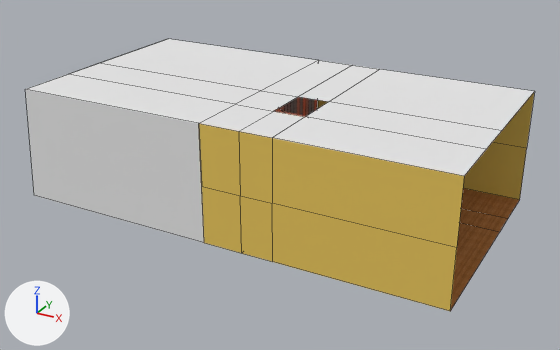
The Blender file 01_Models/S-W-Flur-mit-Dachbden.blend as it was, and as the next commit left it.
The view is the same before and after, from a 50 mm lens placed at (17.08, -43.64, 23.65), pointed at (-6.61, -0.57, 2.12). Lighting does not change. The marker at lower left points along +X, +Y and +Z. Mesh edges are drawn as thin lines.

Before the edit, the objects in view are built like this:
```python
me_cube = bpy.data.meshes.new('Cube')
me_cube.from_pydata(...)  # 60 vertices, 50 faces; spans x -2.82..1.0, y -1.0..1.0, z -1.0..1.01
# faces by material slot: [15, 5, 12, 1, 5, 12]
me_cube.materials.append(mat_material)  # white #e7e7e7
me_cube.materials.append(mat_material_001)  # orange #e77e57
me_cube.materials.append(mat_boden)  # picture img_holzboden_png_001
me_cube.materials.append(mat_tür)  # picture img_holztür_jpg_001
me_cube.materials.append(mat_wand)
me_cube.materials.append(mat_wand_seite)  # yellow #e7c560
# before: 6 (-1.0, -1.0, 1.0) at pixel (198, 123), 7 (-1.0, 1.0, 1.0) at pixel (318, 60), 15 (-1.0, -0.08, 1.0) at pixel (261, 90), 20 (-1.0, -0.49, 1.0) at pixel (235, 104), 56 (-2.75, -1.0, 1.0) at pixel (25, 89)
# before: 57 (-2.75, 1.0, 1.0) at pixel (168, 38), 58 (-2.75, -0.08, 1.0) at pixel (98, 63), 59 (-2.75, -0.49, 1.0) at pixel (68, 74)
ob_cube = bpy.data.objects.new('Cube', me_cube)
ob_cube.location = (0.0, 0.0, 4.0)
ob_cube.scale = (8.0, 8.0, 4.0)
```
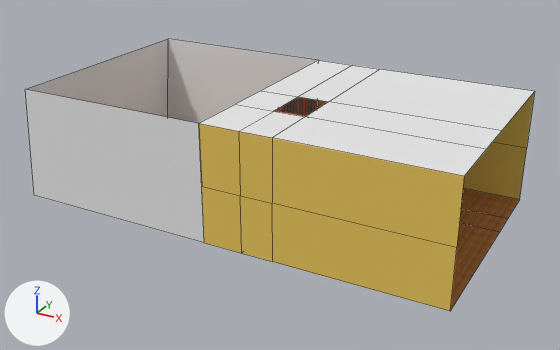
The edits, one by one:
me_cube is used by ob_cube; location (0.0, 0.0, 4.0); scale (8.0, 8.0, 4.0).
Verts and faces of me_cube; kept vertices keep their numbers, new ones are numbered from 60.
me_cube had 60 vertices, 50 faces and spanned x -2.82..1.0, y -1.0..1.0, z -1.0..1.01.
me_cube now has 58 vertices, 47 faces and spans x -2.82..1.0, y -1.0..1.0, z -1.0..1.01.
Part 1, on me_cube:
Vertices deleted: 58, 59 (with the faces that use them).

Pixel boxes (x1, y1, x2, y2) of what changed, in the pictures (560 x 350 px):
part 1 of me_cube, deleted
    before: (27, 39, 318, 123)
